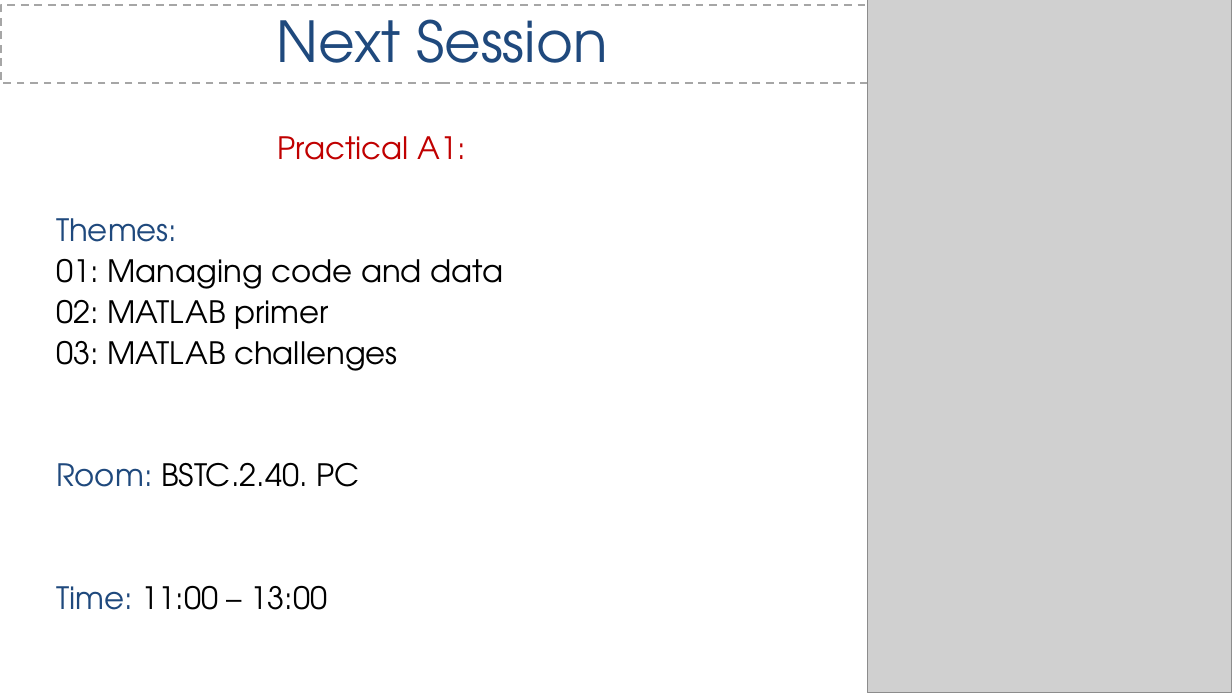
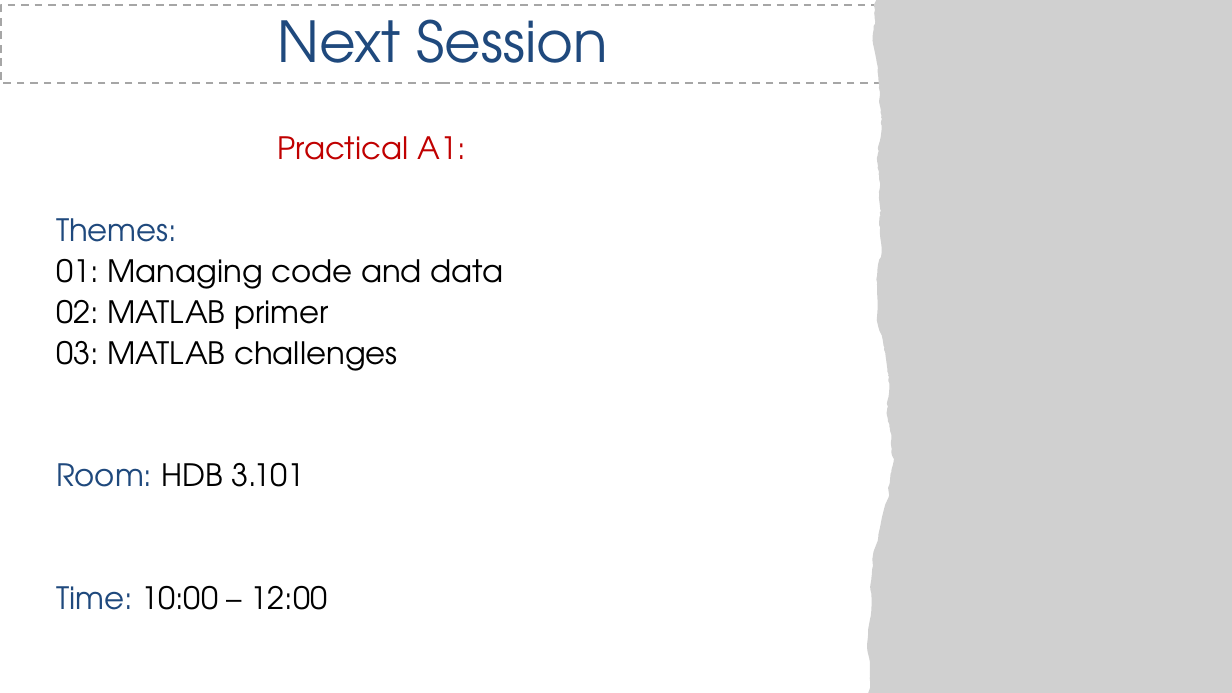
Before and after one commit to CatchmentSci/GEO8026, a slide deck: slide 22 of Block 01/slides/GEO8026_2022_23_Lecture1.pptx. Drawn at 1232x693 pixels with LibreOffice and Linux fonts; fonts in the diff are those of the drawing; grey boxes stand for pictures. Boxes give left, top, right and bottom in pixels: in the first picture for what was removed or moved away, otherwise in the second. Text is boxed around its words. In the diff, an @@ line names an element or a change of style, - is before the commit and + after.

```diff
--- a/Block 01/slides/GEO8026_2022_23_Lecture1.pptx
+++ b/Block 01/slides/GEO8026_2022_23_Lecture1.pptx
@@ picture at [867,0,1232,693]: outline redrawn @@
@@ text at [56,463,328,610]: text changed @@
-Room: BSTC.2.40. PC
-Time: 11:00 – 13:00
+Room: HDB 3.101
+Time: 10:00 – 12:00
```
Also in this commit, not shown: 12 other slides changed, 5 other files.
